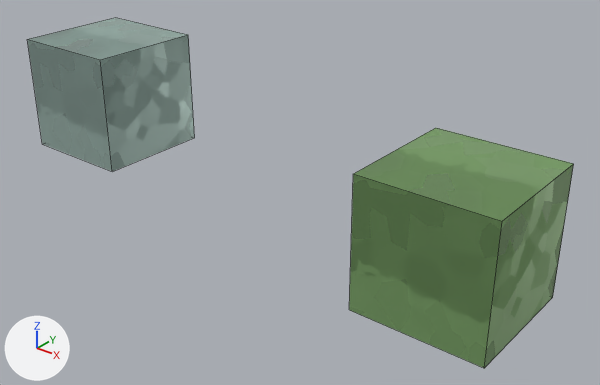
One commit to the Blender file fig1-fat/render.blend: the scene before it, then after it.
One viewpoint serves both versions: a camera (50 mm lens) standing at (5.45, -8.42, 4.74) and looking at (-1.91, 0.78, -0.96). The axes (+X, +Y, +Z) are drawn at lower left. The lights are the same throughout. Mesh edges are drawn as thin lines.
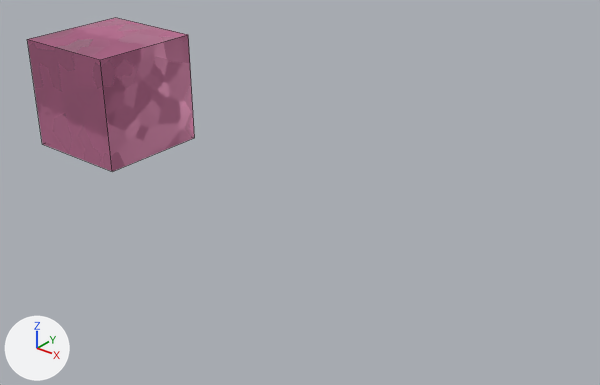
Boxes [x1, y1, x2, y2] around the edits, measured in the pictures (600 x 385 px):
```json
{"object": "Cube", "change": "hidden", "before": [349, 128, 574, 368]}
{"object": "Cube.001", "change": "surface changed", "before": [27, 18, 195, 172], "after": [27, 18, 195, 172], "on screen": "grey to brown"}
```

The change, as JSON lines over the scene's bpy script:
```json
{"block": "mat_main", "where": "n1 = _N.new('ShaderNodeBsdfPrincipled'); n1.name = 'Principled BSDF'"}
{"op": "set", "path": "n1.inputs[0].default_value", "old": "(0.209, 0.382, 0.148, 1.0)", "new": "(0.496, 0.3, 0.74, 1.0)", "note": "'Base Color', green #7ea66b -> 'Base Color', purple #bb95df"}
{"op": "remove", "block": "mat_cut", "code": "n0 = _N.new('ShaderNodeBsdfPrincipled'); n0.name = 'Principled BSDF'"}
{"op": "remove", "block": "mat_cut", "code": "n0.distribution = 'GGX'"}
{"op": "remove", "block": "mat_cut", "code": "n0.subsurface_method = 'BURLEY'"}
{"op": "add", "block": "mat_cut", "code": "n6 = _N.new('ShaderNodeTexNoise'); n6.name = 'Noise Texture.001'"}
{"op": "add", "block": "mat_cut", "code": "n8 = _N.new('ShaderNodeRGB'); n8.name = 'RGB'"}
{"op": "add", "block": "mat_cut", "code": "n8.outputs[0].default_value = (0.556, 0.173, 0.321, 1.0)  # 'Color', pink #c5739a"}
{"op": "add", "block": "mat_cut", "code": "n0 = _N.new('ShaderNodeBsdfPrincipled'); n0.name = 'Principled BSDF'"}
{"op": "add", "block": "mat_cut", "code": "n0.distribution = 'GGX'"}
{"op": "add", "block": "mat_cut", "code": "n0.subsurface_method = 'BURLEY'"}
{"op": "remove", "block": "mat_cut", "code": "n6 = _N.new('ShaderNodeTexNoise'); n6.name = 'Noise Texture.001'"}
{"op": "remove", "block": "mat_cut", "code": "n7 = _N.new('ShaderNodeTexNoise'); n7.name = 'Noise Texture.002'"}
{"op": "remove", "block": "mat_cut", "code": "n7.noise_dimensions = '2D'"}
{"op": "remove", "block": "mat_cut", "code": "n8 = _N.new('ShaderNodeRGB'); n8.name = 'RGB'"}
{"op": "remove", "block": "mat_cut", "code": "n8.outputs[0].default_value = (0.193, 0.5, 0.354, 1.0)  # 'Color', green #7abca1"}
{"op": "remove", "block": "mat_cut", "code": "_L.new(n7.outputs[1], n0.inputs[0])  # 'Color' to 'Base Color'"}
{"op": "remove", "block": "mat_cut", "code": "_L.new(n8.outputs[0], n7.inputs[0])  # 'Color' to 'Vector'"}
{"op": "add", "block": "mat_cut", "code": "_L.new(n8.outputs[0], n0.inputs[0])  # 'Color' to 'Base Color'"}
{"op": "add", "block": "ob_cube", "code": "ob_cube.hide_render = True"}
```
